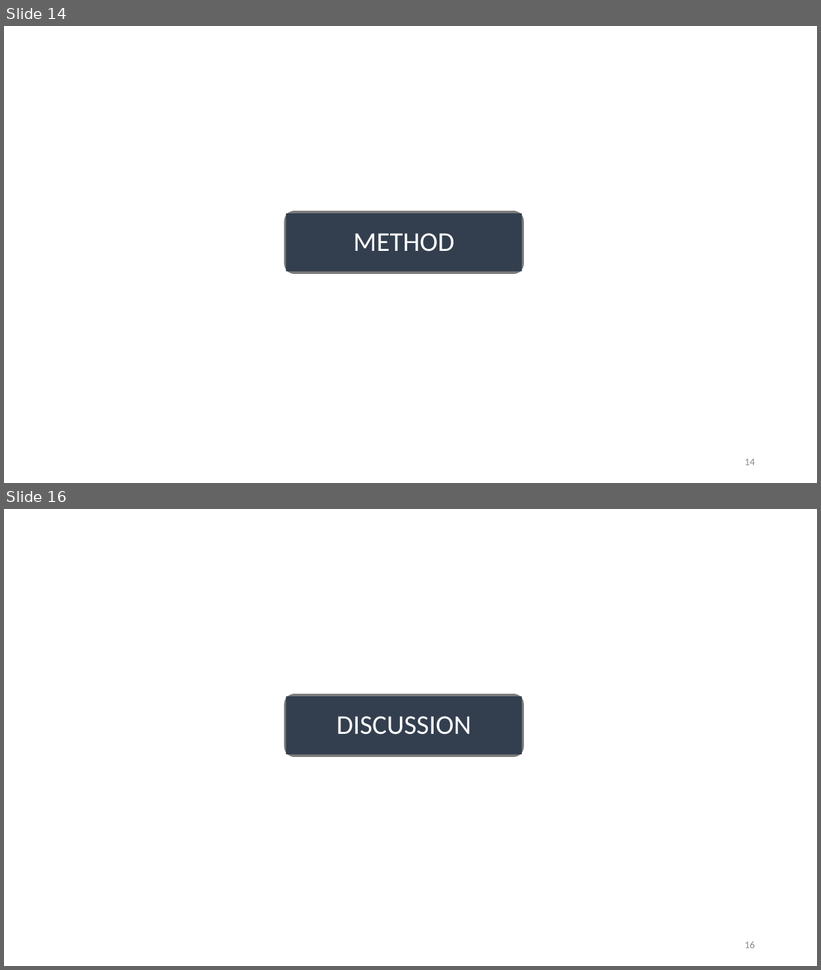
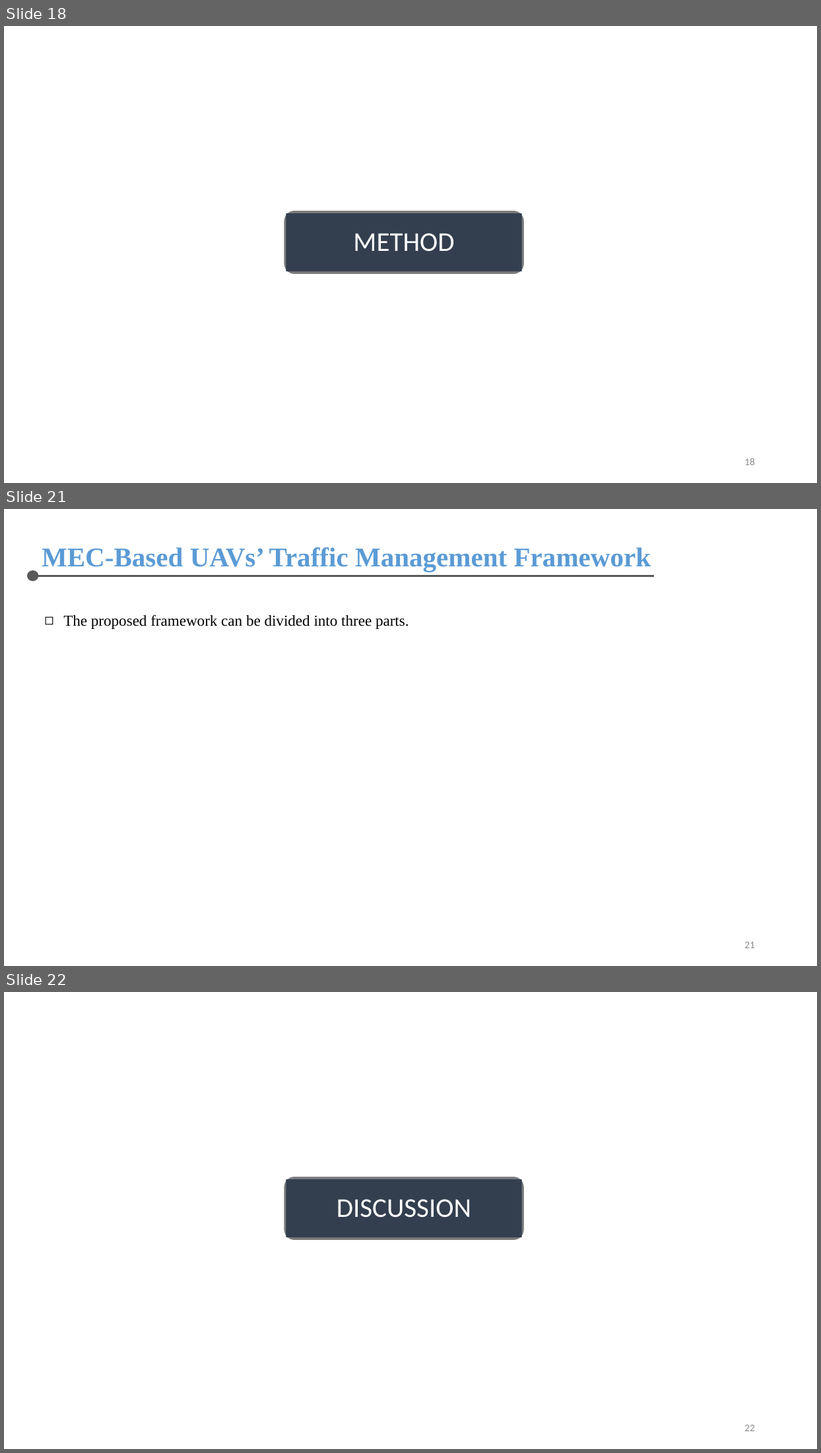
Before and after one commit to chris-nthu/communication, a slide deck: wireless_network/PaperReading/Report.pptx. Shown one above the other, each under a label of ours: slides 14 and 16 before the commit, slides 18, 21 and 22 after it; the slides between them are not shown. The pictures are 821x970 and 821x1453 pixels, drawn with LibreOffice and Linux fonts; fonts in the diff are those of the drawing. Boxes give left, top, right and bottom in pixels: in the first picture for what was removed or moved away, otherwise in the second. Text is boxed around its words. In the diff, an @@ line names an element or a change of style, - is before the commit and + after.

```diff
--- a/wireless_network/PaperReading/Report.pptx
+++ b/wireless_network/PaperReading/Report.pptx
@@ slide 21 added at (4, 509, 817, 966), background #FFFFFF @@
@@ text added at (42, 547, 651, 572), 32 pt, text #5B9BD5, bold @@
+MEC-Based UAVs’ Traffic Management Framework
@@ ellipse added at (27, 570, 39, 582), fill #595959 @@
@@ line added from (39, 576) to (654, 576), #595959 2 pt @@
@@ text added at (63, 615, 409, 629), 18 pt, text #000000 @@
+◻ The proposed framework can be divided into three parts.
@@ page number added at (745, 942, 755, 949), 12 pt, text #8C8C8C @@
+21
@@ what was slide 14 is now slide 18 @@
@@ page number at (745, 458, 755, 466): text changed @@
-14
+18
@@ what was slide 16 is now slide 22 @@
@@ page number at (745, 1425, 755, 1432): text changed @@
-16
+22
```
Also in this commit, not shown: 4 slides changed, 5 other slides added.
